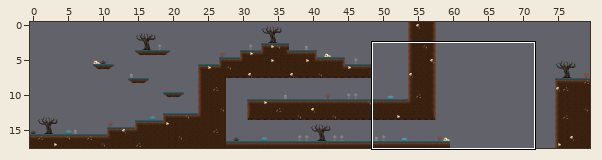
Tiled map (JSON): assets/maps/level3.json. Above, an overview of the earlier version with the close-up marked.
Close-up. Earlier state:
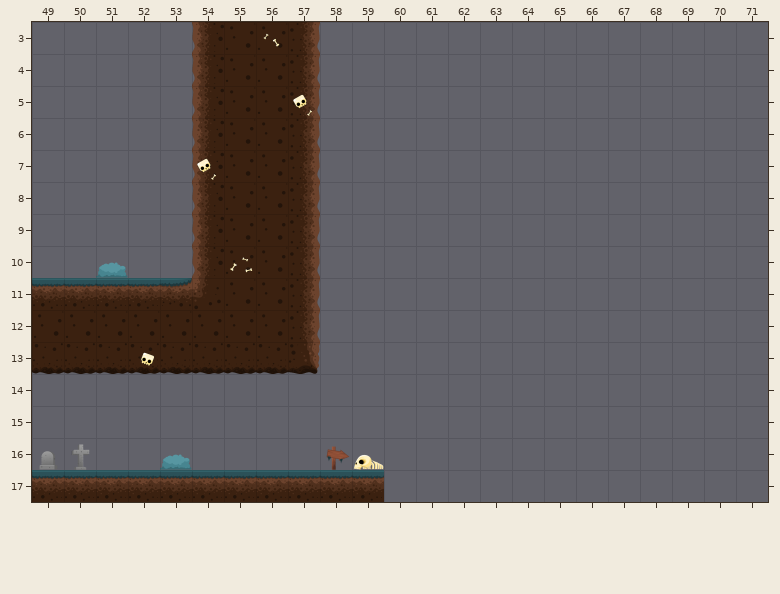
Cells are 128x128 px. Shown: x 49..71, y 3..17. The commit also changed other parts of the map, which this record leaves out.
After:
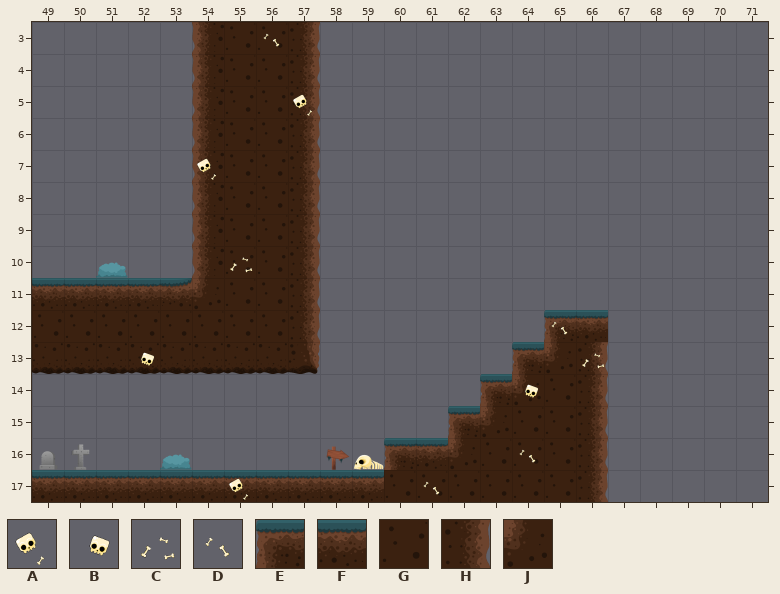
Key: from "graveTiles": A 0, B 1, C 2, D 3, E 4, F 5, G 8, H 9, J 11.
_ is an empty cell.
Changes in this commit:
{"where": "layer \"World\""}
{"y":12,"x":65,"old":"__","new":"EF"}
{"y":13,"x":64,"old":"___","new":"EJH"}
{"y":14,"x":63,"old":"____","new":"EJGH"}
{"y":15,"x":62,"old":"_____","new":"EJGGH"}
{"y":16,"x":60,"old":"_______","new":"EFJGGGH"}
{"y":17,"x":60,"old":"_______","new":"GGGGGGH"}
{"where": "layer \"bg\""}
{"y":12,"x":65,"old":"_","new":"D"}
{"y":13,"x":66,"old":"_","new":"C"}
{"y":14,"x":64,"old":"_","new":"B"}
{"y":16,"x":64,"old":"_","new":"D"}
{"y":17,"x":55,"old":"_","new":"A"}
{"y":17,"x":61,"old":"_","new":"D"}
{"label":"added","picture_box":[384,310,608,502]}
{"label":"added","picture_box":[229,478,248,500]}
